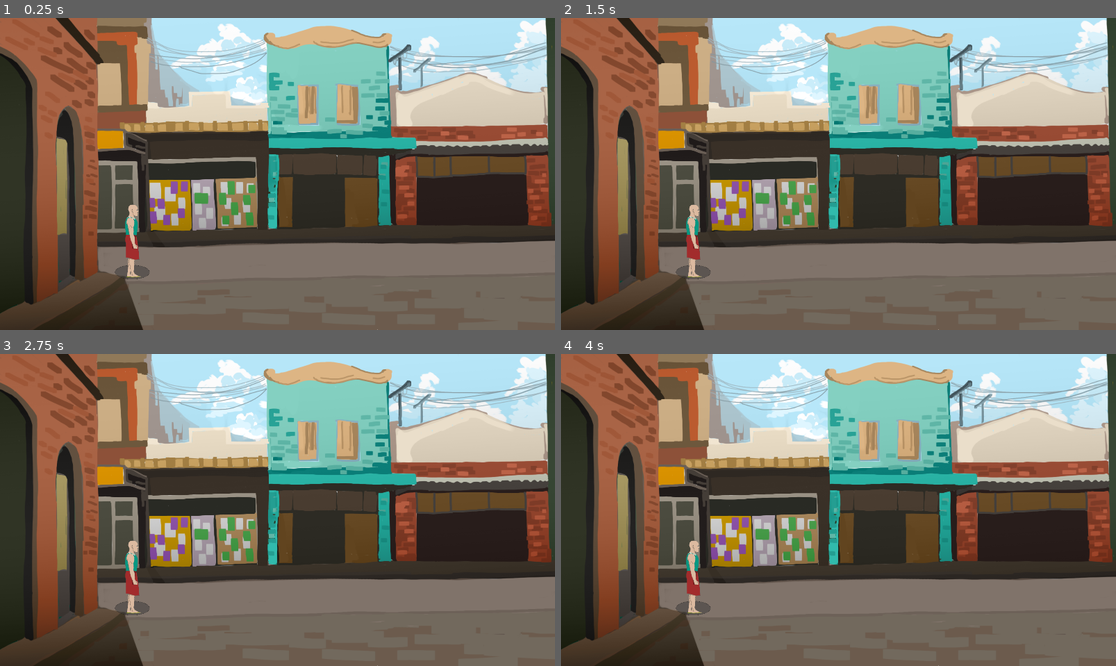
Above: before the commit, frames 1-4 (two rows, left to right).
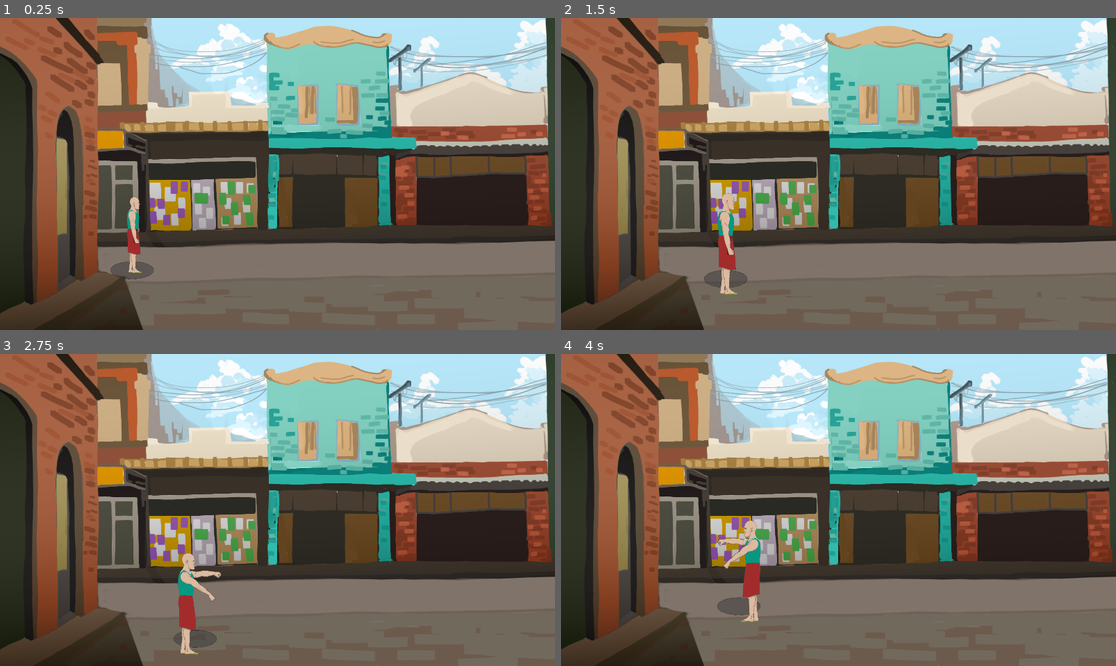
Above: after the commit, the same moments.

Repository: DrSkyrim/hair-rage
Game: Godot game, scene res://Scenes/game.tscn
Two runs of this game, one before a commit and one after it. Both use one fixed random seed, a clock stepped at 60 frames per second and the inputs below.
Inputs:
- Up to frame 1 (0.25 s): no input
- Up to frame 2 (1.5 s): tap Enter at 0.5 s; hold Right (RIGHT, bound only after the commit) 0.53-1.28 s; tap Z (BASIC_ATTACK, bound only after the commit) at 0.6, 1.35 s; hold Down (DOWN, bound only after the commit) from 1.28 s (still down)
- Up to frame 3 (2.75 s): release Down (DOWN, bound only after the commit) at 2.03 s; hold Right (RIGHT, bound only after the commit) from 2.03 s (still down); tap Z (BASIC_ATTACK, bound only after the commit) at 2.1 s
- Up to frame 4 (4 s): release Right (RIGHT, bound only after the commit) at 2.78 s; hold Up (UP, bound only after the commit) 2.78-3.53 s; tap Z (BASIC_ATTACK, bound only after the commit) at 2.85, 3.6 s; hold Left (LEFT, bound only after the commit) from 3.53 s (still down)

The runs differ from the first frame. In frame 1, 0.5% of the frame differs, in the area x 19-28%, y 57-84%; in frame 2, 1.6%; in frame 3, 1.8%; in frame 4, 1.8%, in the area x 20-37%, y 53-86%.

Commit message:
Character_movement done ish

Diff:
--- a/Scenes/Characters/character.gd
+++ b/Scenes/Characters/character.gd
@@ -3,3 +3,39 @@
 @export var health : int
 @export var damage : int
 @export var speed : float
+
+@onready var character_sprite: AnimatedSprite2D = $CharacterSprite
+
+enum State {IDLE, WALK}
+
+var state = State.IDLE
+
+func _process(delta: float) -> void:
+	handle_input()
+	handle_movement()
+	handle_attack()
+
+func handle_movement() -> void:
+	if velocity.length() == 0:
+		state = State.IDLE
+	else:
+		state = State.WALK
+
+func handle_input() -> void:
+	var direction := Input.get_vector("LEFT", "RIGHT", "UP", "DOWN")
+	if direction.x < 0:
+		character_sprite.flip_h = true
+	if direction.x > 0:
+		character_sprite.flip_h = false
+	velocity = direction*speed
+	move_and_slide()
+
+func handle_attack() -> void:
+	if Input.is_action_just_pressed("BASIC_ATTACK"):
+		character_sprite.play("attack")
+
+
+
+func _on_character_sprite_animation_finished() -> void:
+	if character_sprite.animation == "attack":
+		character_sprite.play("idle")
--- a/Scenes/Characters/player.tscn
+++ b/Scenes/Characters/player.tscn
@@ -1,7 +1,20 @@
-[gd_scene load_steps=6 format=3 uid="uid://dlknb40o22l56"]
+[gd_scene load_steps=10 format=3 uid="uid://dlknb40o22l56"]
 
 [ext_resource type="PackedScene" uid="uid://dto0rw4j5k8tp" path="res://Scenes/Characters/character.tscn" id="1_3etf2"]
 [ext_resource type="Texture2D" uid="uid://cxl8gqgurdnuf" path="res://Sprites/Character/Profile bald.png" id="2_40svl"]
+[ext_resource type="Texture2D" uid="uid://dcgcvf3vpu18e" path="res://Sprites/Character/spritesheet_bald.png" id="2_al8ar"]
+
+[sub_resource type="AtlasTexture" id="AtlasTexture_gy20a"]
+atlas = ExtResource("2_al8ar")
+region = Rect2(0, 0, 1440, 2256)
+
+[sub_resource type="AtlasTexture" id="AtlasTexture_cqrjx"]
+atlas = ExtResource("2_al8ar")
+region = Rect2(1440, 0, 1440, 2256)
+
+[sub_resource type="AtlasTexture" id="AtlasTexture_khnq4"]
+atlas = ExtResource("2_al8ar")
+region = Rect2(2880, 0, 1440, 2256)
 
 [sub_resource type="AtlasTexture" id="AtlasTexture_al8ar"]
 atlas = ExtResource("2_40svl")
@@ -9,10 +22,19 @@
 
 [sub_resource type="SpriteFrames" id="SpriteFrames_gy20a"]
 animations = [{
-"frames": [],
-"loop": true,
+"frames": [{
+"duration": 1.0,
+"texture": SubResource("AtlasTexture_gy20a")
+}, {
+"duration": 1.0,
+"texture": SubResource("AtlasTexture_cqrjx")
+}, {
+"duration": 1.0,
+"texture": SubResource("AtlasTexture_khnq4")
+}],
+"loop": false,
 "name": &"attack",
-"speed": 5.0
+"speed": 3.0
 }, {
 "frames": [{
 "duration": 1.0,
@@ -33,15 +55,20 @@
 height = 60.0
 
 [node name="Player" instance=ExtResource("1_3etf2")]
+health = 100
+damage = 15
+speed = 150.0
 
 [node name="CharacterSprite" parent="." index="0"]
-position = Vector2(1.9999999, -340.99997)
-scale = Vector2(0.4, 0.4)
+position = Vector2(12.000004, -313)
+scale = Vector2(0.3065972, 0.33293438)
 sprite_frames = SubResource("SpriteFrames_gy20a")
-animation = &"idle"
+animation = &"attack"
 autoplay = "idle"
 
 [node name="CollisionShape2D" parent="." index="2"]
 position = Vector2(-7, -38)
 scale = Vector2(2, 1)
 shape = SubResource("CapsuleShape2D_40svl")
+
+[connection signal="animation_finished" from="CharacterSprite" to="." method="_on_character_sprite_animation_finished"]
--- a/Scenes/game.tscn
+++ b/Scenes/game.tscn
@@ -9,4 +9,4 @@
 
 [node name="Player" parent="." instance=ExtResource("3_3dryh")]
 position = Vector2(460, 906)
-scale = Vector2(0.4, 0.4)
+scale = Vector2(0.5, 0.5)
--- a/project.godot
+++ b/project.godot
@@ -19,3 +19,31 @@
 
 window/size/viewport_width=1920
 window/size/viewport_height=1080
+
+[input]
+
+LEFT={
+"deadzone": 0.2,
+"events": [Object(InputEventKey,"resource_local_to_scene":false,"resource_name":"","device":-1,"window_id":0,"alt_pressed":false,"shift_pressed":false,"ctrl_pressed":false,"meta_pressed":false,"pressed":false,"keycode":0,"physical_keycode":4194319,"key_label":0,"unicode":0,"location":0,"echo":false,"script":null)
+]
+}
+RIGHT={
+"deadzone": 0.2,
+"events": [Object(InputEventKey,"resource_local_to_scene":false,"resource_name":"","device":-1,"window_id":0,"alt_pressed":false,"shift_pressed":false,"ctrl_pressed":false,"meta_pressed":false,"pressed":false,"keycode":0,"physical_keycode":4194321,"key_label":0,"unicode":0,"location":0,"echo":false,"script":null)
+]
+}
+UP={
+"deadzone": 0.2,
+"events": [Object(InputEventKey,"resource_local_to_scene":false,"resource_name":"","device":-1,"window_id":0,"alt_pressed":false,"shift_pressed":false,"ctrl_pressed":false,"meta_pressed":false,"pressed":false,"keycode":0,"physical_keycode":4194320,"key_label":0,"unicode":0,"location":0,"echo":false,"script":null)
+]
+}
+DOWN={
+"deadzone": 0.2,
+"events": [Object(InputEventKey,"resource_local_to_scene":false,"resource_name":"","device":-1,"window_id":0,"alt_pressed":false,"shift_pressed":false,"ctrl_pressed":false,"meta_pressed":false,"pressed":false,"keycode":0,"physical_keycode":4194322,"key_label":0,"unicode":0,"location":0,"echo":false,"script":null)
+]
+}
+BASIC_ATTACK={
+"deadzone": 0.2,
+"events": [Object(InputEventKey,"resource_local_to_scene":false,"resource_name":"","device":-1,"window_id":0,"alt_pressed":false,"shift_pressed":false,"ctrl_pressed":false,"meta_pressed":false,"pressed":false,"keycode":0,"physical_keycode":90,"key_label":0,"unicode":122,"location":0,"echo":false,"script":null)
+]
+}
Binary file added: Sprites/Character/spritesheet_bald.png
Not shown, added: Sprites/Character/spritesheet_bald.png.import
